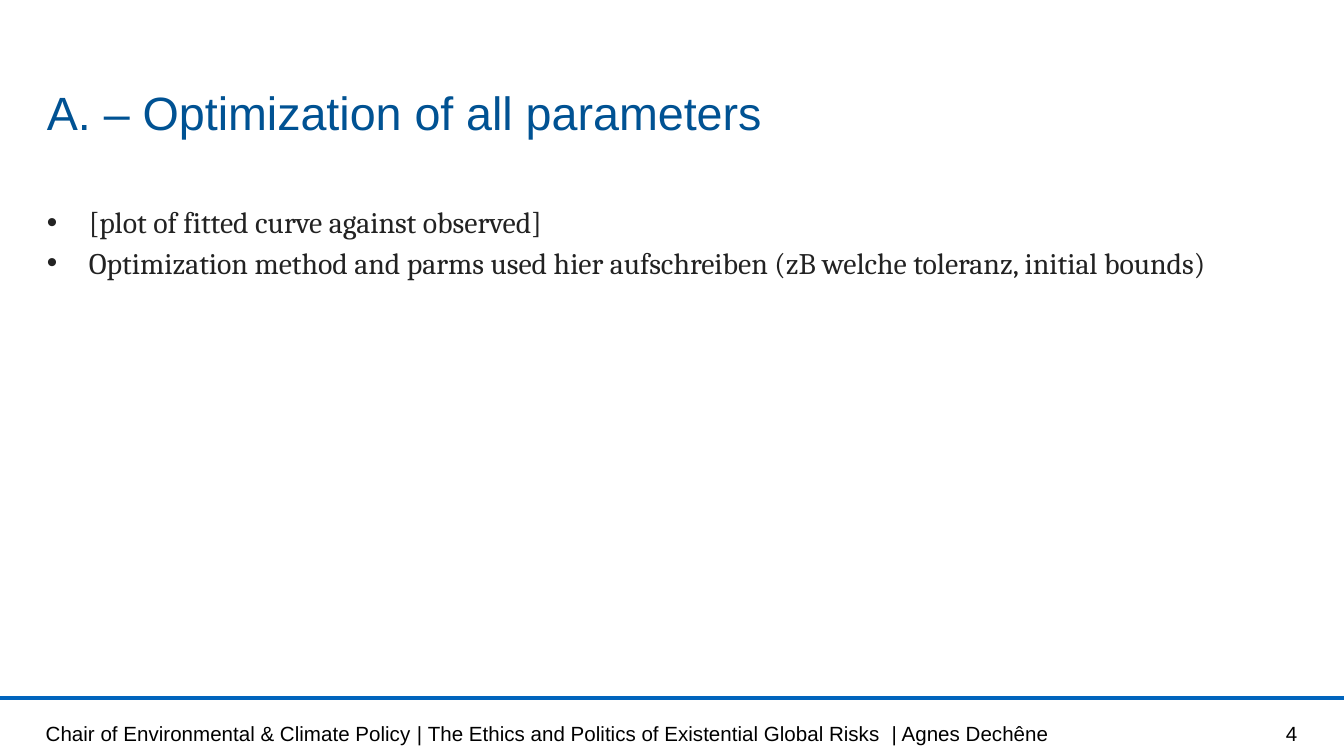
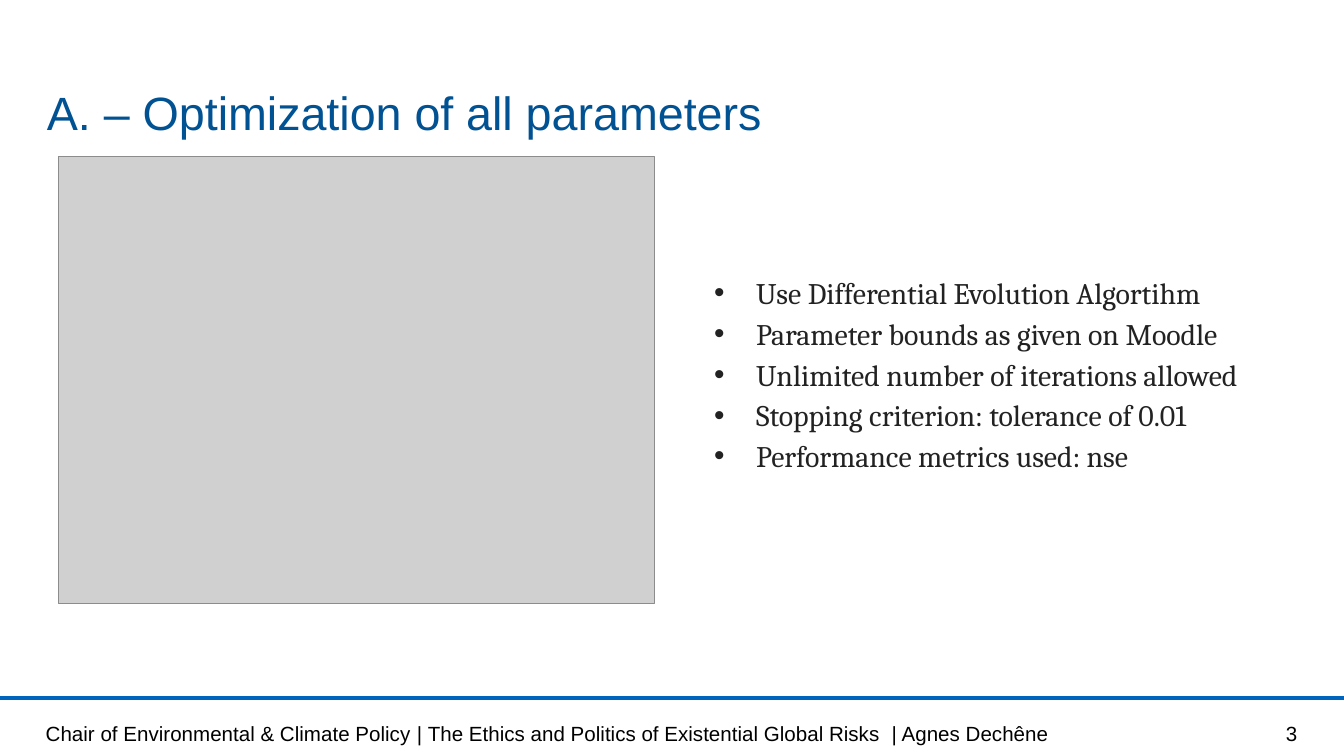
Before and after one commit to lisab00/UncertaintyQuantificationHydrology, a slide deck: slide 3 of MMUQ_task1.pptx (slide 4 before the commit). Drawn at 1344x756 pixels with LibreOffice and Linux fonts; fonts in the diff are those of the drawing; grey boxes stand for pictures; background and template pictures are left out. Boxes give left, top, right and bottom in pixels: in the first picture for what was removed or moved away, otherwise in the second. Text is boxed around its words. In the diff, an @@ line names an element or a change of style, - is before the commit and + after.

```diff
--- a/MMUQ_task1.pptx
+++ b/MMUQ_task1.pptx
@@ picture added at (58,157,653,605) @@
@@ text at (756,283,1237,468): text changed @@
-• [plot of fitted curve against observed]
-• Optimization method and parms used hier aufschreiben (zB welche toleranz, initial bounds)
+• Use Differential Evolution Algortihm
+• Parameter bounds as given on Moodle
+• Unlimited number of iterations allowed
+• Stopping criterion: tolerance of 0.01
+• Performance metrics used: nse
@@ page number at (1286,726,1297,742): text changed @@
-4
+3
```
Also in this commit, not shown: 2 other slides changed, 1 slide removed.
